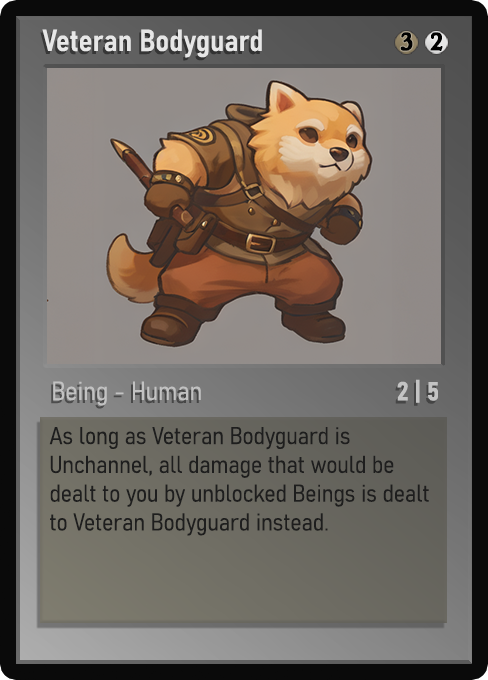
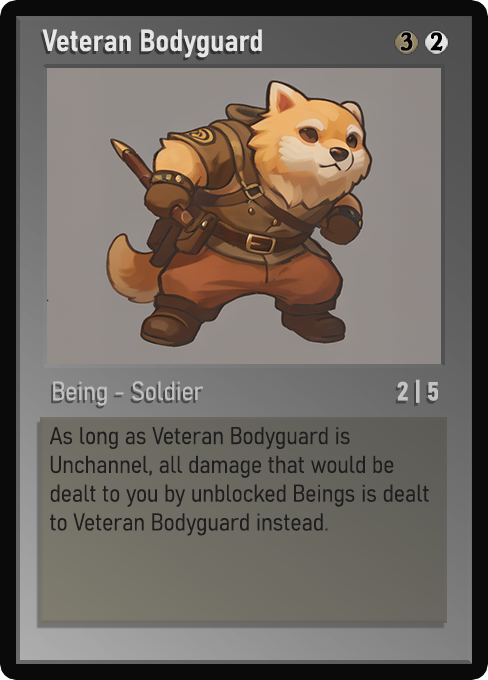
Layers edited between the first and the second 488 x 680 image:
painted on "Class" over box(132, 381, 203, 401)
